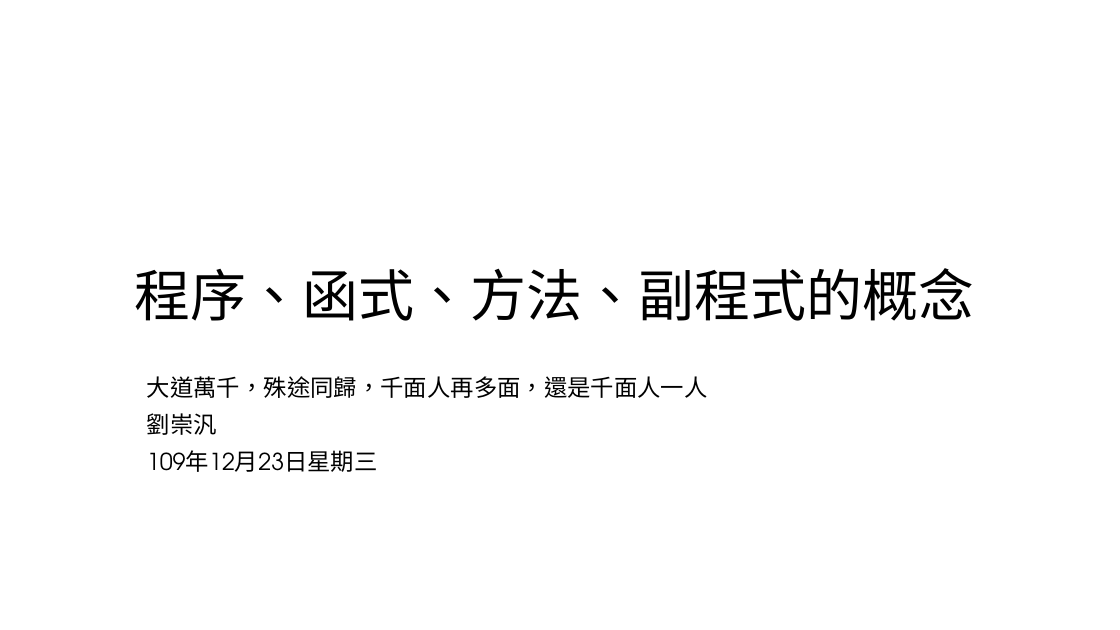
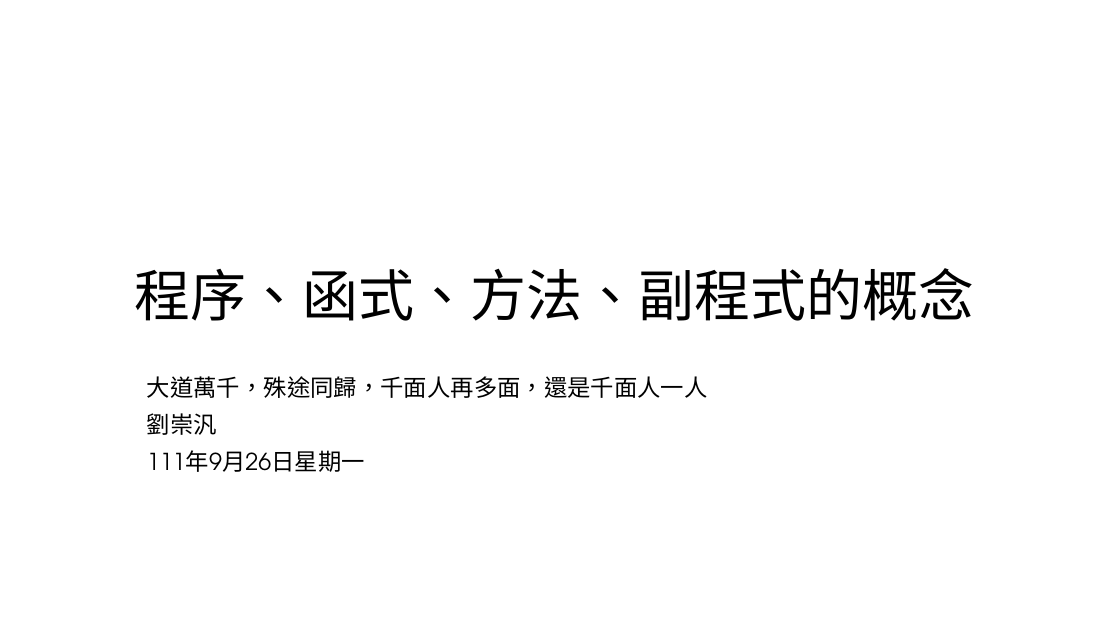
Before and after one commit to liulawsi/My_PPTs, a slide deck: slide 12 of CHING JIAN/AppInventor/04_擲骰子聖手.pptx. Drawn at 1120x630 pixels with LibreOffice and Linux fonts; fonts in the diff are those of the drawing; background and template pictures are left out. Boxes give left, top, right and bottom in pixels: in the first picture for what was removed or moved away, otherwise in the second. Text is boxed around its words. In the diff, an @@ line names an element or a change of style, - is before the commit and + after.

```diff
--- a/CHING JIAN/AppInventor/04_擲骰子聖手.pptx
+++ b/CHING JIAN/AppInventor/04_擲骰子聖手.pptx
@@ subtitle at (147,450,365,472): text changed @@
-109年12月23日星期三
+111年9月26日星期一
```
Also in this commit, not shown: 1 other slide changed, 6 other files.
